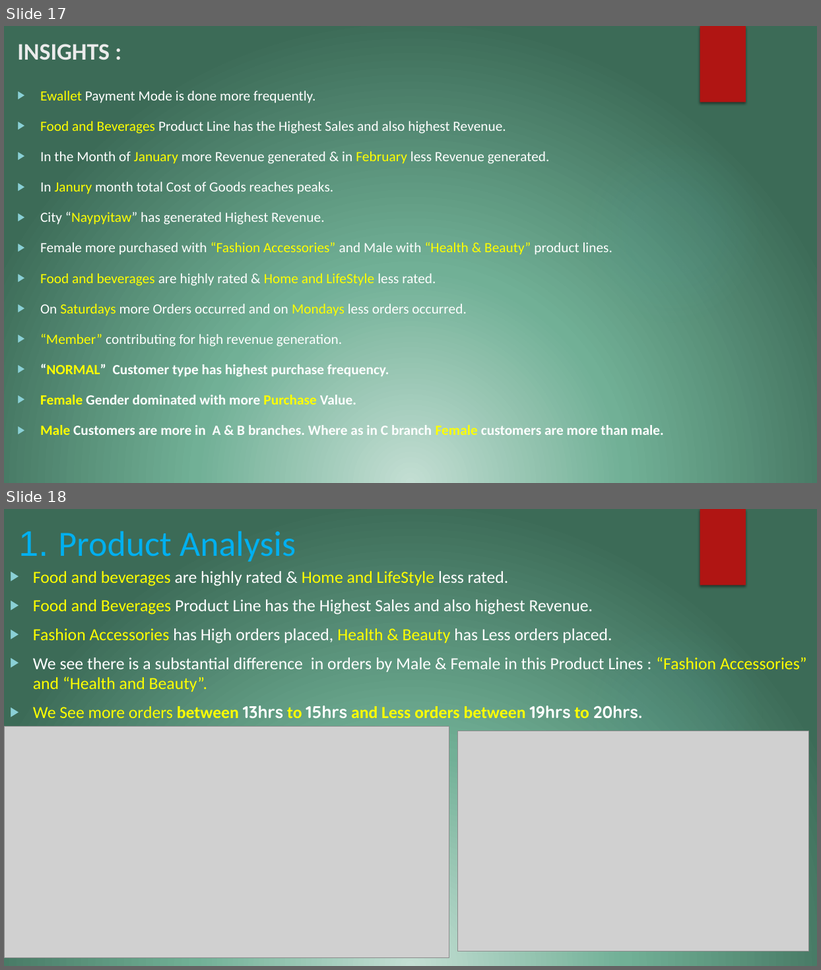
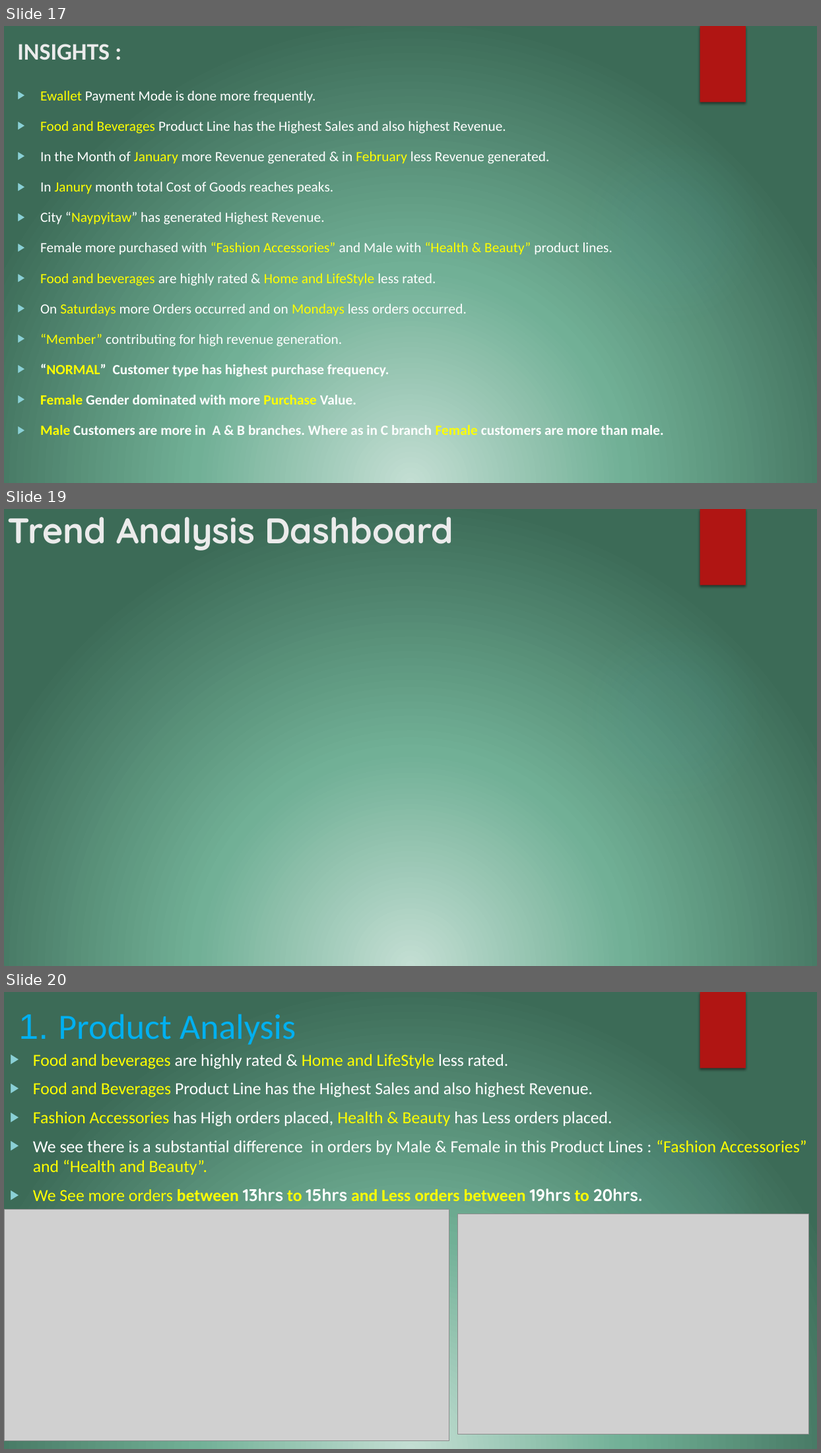
Before and after one commit to govardhansingu/Amazon-Sales-Analysis, a slide deck: SQL_Project_Presentation.pptx. Shown one above the other, each under a label of ours: slides 17 and 18 before the commit, slides 17, 19 and 20 after it; the slides between them are not shown. The pictures are 821x970 and 821x1453 pixels, drawn with LibreOffice and Linux fonts; fonts in the diff are those of the drawing; grey boxes stand for pictures; background and template pictures are left out. Boxes give left, top, right and bottom in pixels: in the first picture for what was removed or moved away, otherwise in the second. Text is boxed around its words. In the diff, an @@ line names an element or a change of style, - is before the commit and + after.

Commit message:
Added PBI Dashboards

```diff
--- a/SQL_Project_Presentation.pptx
+++ b/SQL_Project_Presentation.pptx
@@ slide 19 added at (x1=4, y1=509, x2=817, y2=966), background picture (left out); not listed: 2 template elements that a slide beside it also shows @@
@@ title added at (x1=7, y1=517, x2=453, y2=551), 42 pt, text #EBEBEB, bold @@
+Trend Analysis Dashboard
@@ what was slide 18 is now slide 20 @@
```
Also in this commit, not shown: 1 other slide added, 1 other file.
